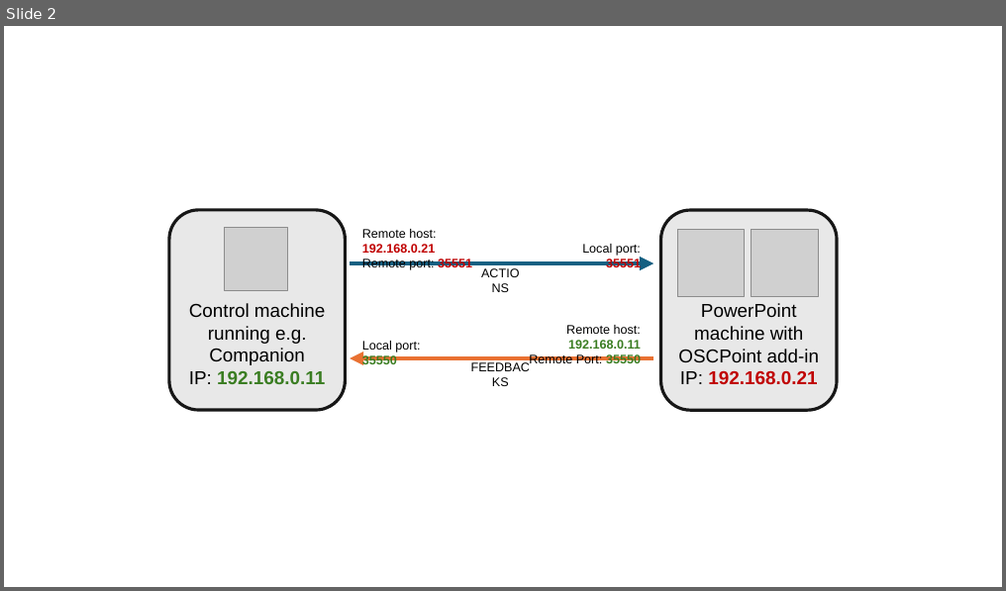
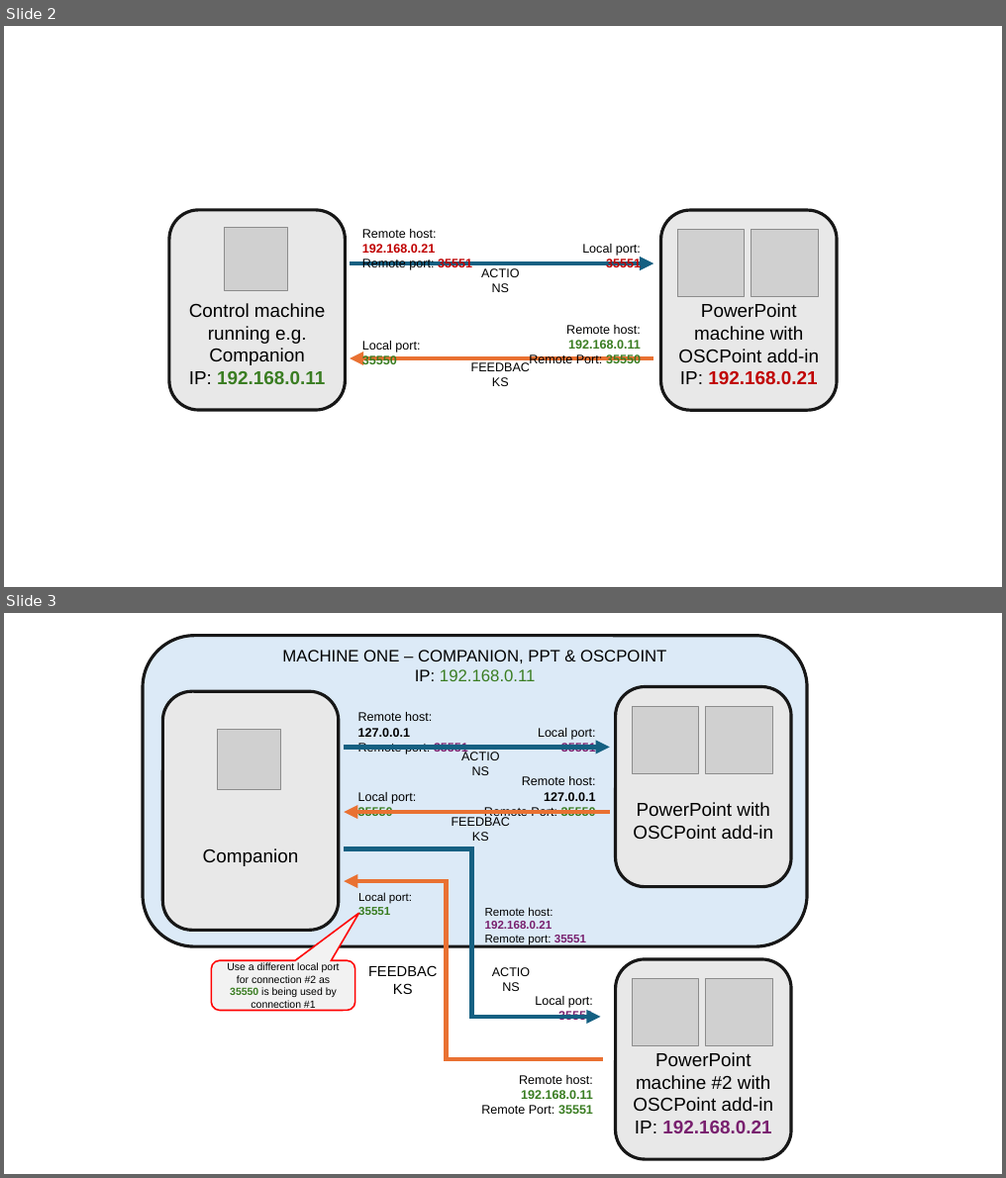
Before and after one commit to phuvf/oscpoint, a slide deck: assets/connection_examples/connnection_examples.pptx. Shown one above the other, each under a label of ours: slide 2 before the commit, slides 2 and 3 after it. The pictures are 1006x591 and 1006x1178 pixels, drawn with LibreOffice and Linux fonts; fonts in the diff are those of the drawing; grey boxes stand for pictures. Boxes give left, top, right and bottom in pixels: in the first picture for what was removed or moved away, otherwise in the second. Text is boxed around its words. In the diff, an @@ line names an element or a change of style, - is before the commit and + after.

```diff
--- a/assets/connection_examples/connnection_examples.pptx
+++ b/assets/connection_examples/connnection_examples.pptx
@@ slide 3 added at box(4, 613, 1002, 1174), background #FFFFFF @@
@@ rounded rectangle added at box(143, 636, 807, 947), fill #DCEAF7, outline #171717 3 pt @@
@@ text added at box(282, 650, 666, 681), 16 pt, text #000000 @@
+MACHINE ONE – COMPANION, PPT & OSCPOINT
+IP: 192.168.0.11
@@ rounded rectangle added at box(162, 691, 339, 931), fill #E8E8E8, outline #171717 3 pt, 18 pt, text #000000 @@
+Companion
@@ rounded rectangle added at box(616, 687, 792, 887), fill #E8E8E8, outline #171717 3 pt, 18 pt, text #000000 @@
+PowerPoint with OSCPoint add-in
@@ picture added at box(218, 729, 281, 789) @@
@@ text added at box(358, 712, 468, 755), 12 pt, text #000000 @@
+Remote host: 127.0.0.1
+Remote port: 35551
@@ text added at box(538, 728, 596, 755), 12 pt, text #000000 @@
+Local port: 35551
@@ picture added at box(632, 707, 699, 773) @@
@@ picture added at box(706, 707, 772, 773) @@
@@ arrow added from (344, 747) to (610, 747), #156082 4.5 pt @@
@@ text added at box(450, 745, 511, 767), 12 pt, text #000000 @@
+ACTIONS
@@ text added at box(484, 776, 596, 819), 12 pt, text #000000 @@
+Remote host: 127.0.0.1
+Remote Port: 35550
@@ arrow added from (610, 812) to (344, 812), #E97132 4.5 pt @@
@@ text added at box(358, 792, 416, 819), 12 pt, text #000000 @@
+Local port: 35550
@@ text added at box(444, 810, 518, 833), 12 pt, text #000000 @@
+FEEDBACKS
@@ elbow arrow added from (344, 850) to (601, 1017), #156082 4.5 pt @@
@@ elbow arrow added from (604, 1059) to (344, 881), #E97132 4.5 pt @@
@@ text added at box(358, 892, 412, 915), 11 pt, text #000000 @@
+Local port: 35551
@@ text added at box(485, 907, 586, 946), 11 pt, text #000000 @@
+Remote host: 192.168.0.21
+Remote port: 35551
@@ rounded speech box added at box(211, 961, 355, 1011), fill #F2F2F2, outline #FF0000 1.5 pt, 10 pt, text #000000 @@
+Use a different local port for connection #2 as 35550 is being used by connection #1
@@ text added at box(361, 959, 445, 984), 14 pt, text #000000 @@
+FEEDBACKS
@@ text added at box(480, 960, 542, 983), 12 pt, text #000000 @@
+ACTIONS
@@ rounded rectangle added at box(616, 959, 792, 1159), fill #E8E8E8, outline #171717 3 pt, 18 pt, text #000000 @@
+PowerPoint machine #2 with OSCPoint add-in
+IP: 192.168.0.21
@@ text added at box(535, 996, 593, 1024), 12 pt, text #000000 @@
+Local port: 35551
@@ picture added at box(632, 979, 699, 1046) @@
@@ picture added at box(706, 979, 772, 1046) @@
@@ text added at box(481, 1075, 593, 1114), 12 pt, text #000000 @@
+Remote host: 192.168.0.11
+Remote Port: 35551
```
Also in this commit, not shown: 1 slide changed, 3 other files.
